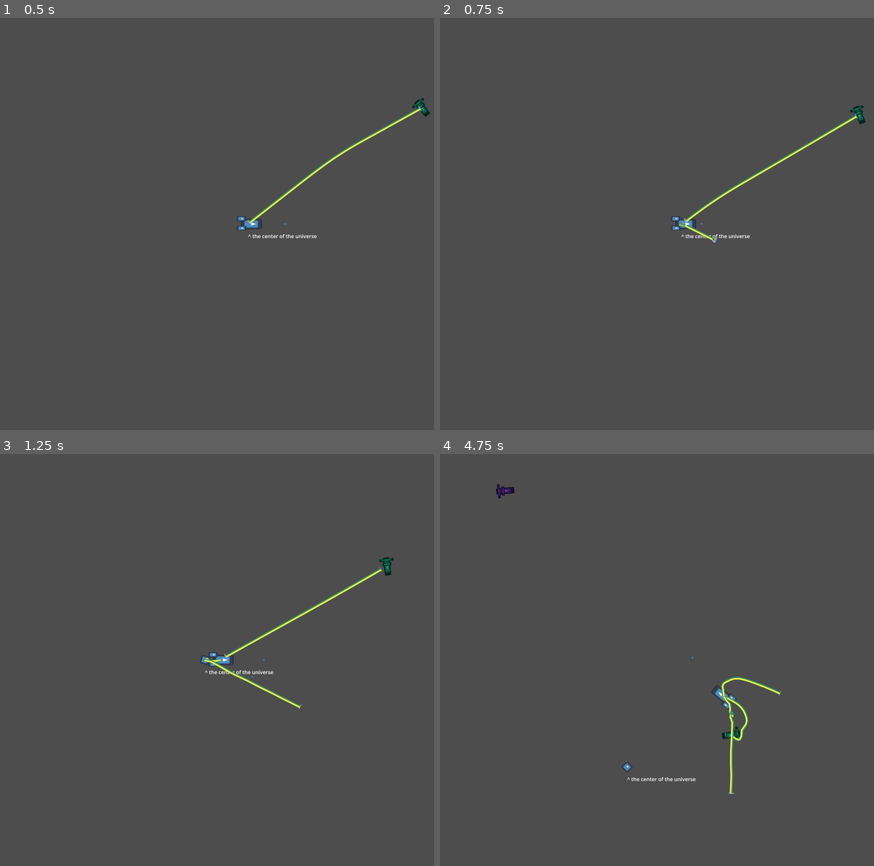
Above: before the commit, frames 1-4 (two rows, left to right).
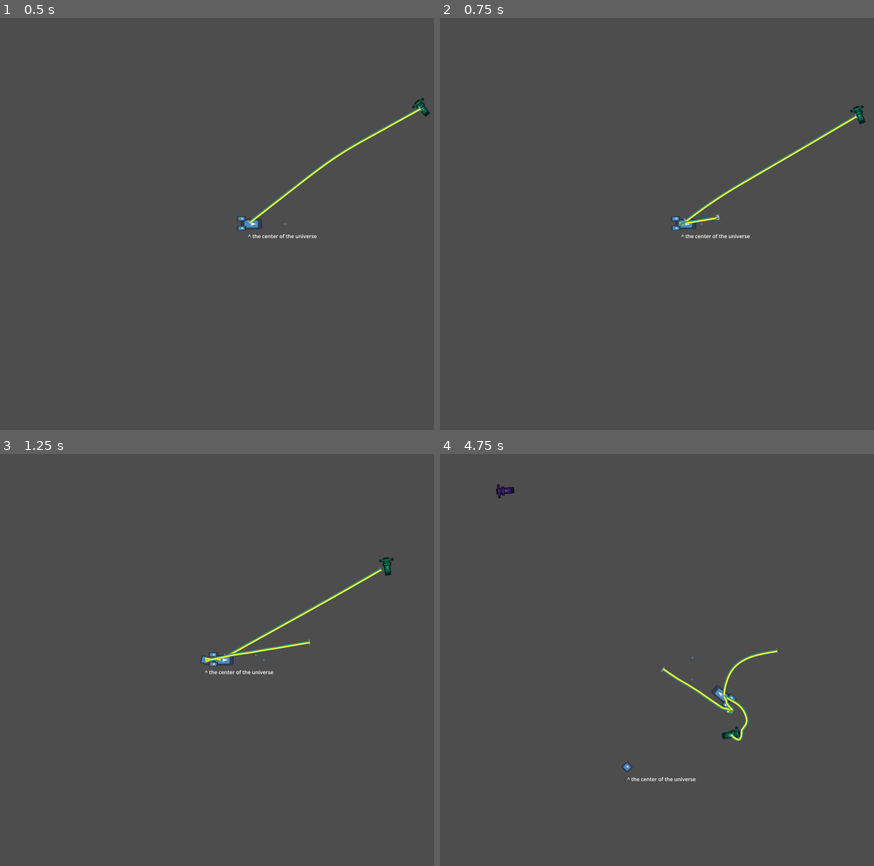
Above: after the commit, the same moments.

Repository: Bromeon/LudumDare54
Game: Godot game, scene res://Scenes/Main/Main.tscn
Two runs of this game, one before a commit and one after it. Both use one fixed random seed, a clock stepped at 60 frames per second and the inputs below. The engine's default icon, where the game draws it, is replaced by a stand-in: a white triangle on a blue panel in a dark square.
Inputs (mouse positions are in pixels of both pictures, inside the frame that each line leads up to):
- Up to frame 1 (0.5 s): no input
- Up to frame 2 (0.75 s): move the mouse to (813, 203) at 0.52 s; hold D (Right) from 0.53 s (still down); tap Space (ShootTether) at 0.6 s
- Up to frame 3 (1.25 s): keep holding D (Right)
- Up to frame 4 (4.75 s): move the mouse to (596, 680) at 1.27 s; release D (Right) at 1.28 s; hold Ctrl (Brake) 1.28-2.03 s; tap Space (ShootTether) every 0.75 s from 1.35 to 4.35 s; move the mouse to (748, 569) at 2.02 s; hold D (Right) 2.03-2.78 s; move the mouse to (670, 742) at 2.77 s; hold W (Up) 2.78-3.53 s; move the mouse to (852, 721) at 3.52 s; hold A (Left) from 3.53 s (still down); move the mouse to (544, 598) at 4.27 s

Frame 1 is identical in both runs. In frame 2, 0.1% of the frame differs, in the area x 54-65%, y 47-55%; in frame 3, 0.4%; in frame 4, 0.6%, in the area x 50-79%, y 47-83%.

Commit message:
Fix mouse bug

Diff:
--- a/Scenes/PlayerShip/PlayerShip.gd
+++ b/Scenes/PlayerShip/PlayerShip.gd
@@ -87,7 +87,7 @@
 		last_controller_aim = Time.get_ticks_msec()
 		aim_dir = aim_dir_joy
 	elif last_mouse_aim > last_controller_aim:
-		var mouse_pos = get_viewport().get_mouse_position()
+		var mouse_pos = get_viewport().get_camera_2d().get_global_mouse_position()
 		aim_dir = (mouse_pos - self.global_position).normalized()
 
 	$AimPivot.rotation = Vector2.RIGHT.angle_to(aim_dir)
